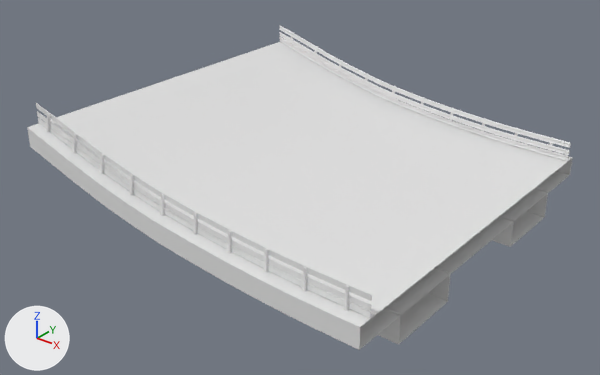
A saved change to the FBX model Gamen't/Assets/Warner/Road/FBX/RoadUp.fbx.
One viewpoint serves both versions: a camera (50 mm lens) standing at (24.2, -31.4, 18.2) and looking at (-0.1, -1.0, -0.7). Arrows for +X, +Y and +Z are at lower left; the lights stay in place. Where no turn or scale is listed for an object, it has been applied to the vertices.

In view in the first picture: 'RailingAppart.002', 'RoadRecht.001'.
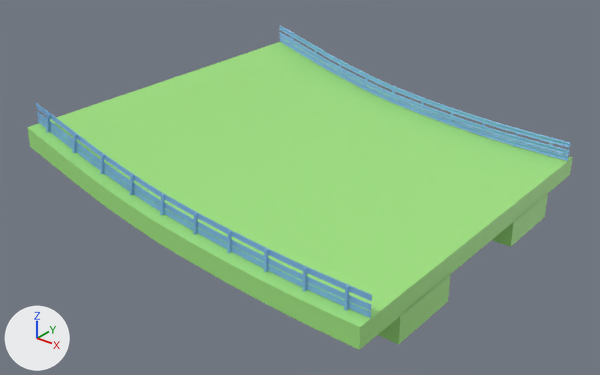
Where the change shows, as pixel boxes [x1, y1, x2, y2] in the pictures (600 x 375 px):
'RoadRecht.001', recoloured, reshaped (white to green)
    both: [27, 40, 573, 350]
'RailingAppart.002', recoloured (white to blue)
    both: [36, 26, 571, 318]
part 1 of me_plane_016, added (green)
    after: [359, 158, 573, 350]

The change in detail:
Material 'RoadUp' (mat_roadup) changes colour from white #e7e7e7 to green #a3e783; in linear values from (0.8, 0.8, 0.8) to (0.367, 0.8, 0.226).
Material 'RailingUp' (mat_railingup) changes colour from white #e7e7e7 to blue #7eb6e7; in linear values from (0.8, 0.8, 0.8) to (0.21, 0.468, 0.8).
me_plane_016 has 168 vertices, 132 faces and spans x -10.0..10.0, y -10.0..10.0, z -2.4..3.0.
me_plane_016 is used by ob_roadrecht_001; location (0.0, 0.0, 0.0).
Verts and faces of me_plane_016; kept vertices keep their numbers, new ones are numbered from 168.
Before the commit, vertices of me_plane_016: 0 (10.0, -10.0, 0.0) at pixel (360, 327), 1 (10.0, 10.0, 0.0) at pixel (572, 157), 2 (10.0, -6.0, 0.0) at pixel (416, 281), 3 (10.0, 6.0, 0.0) at pixel (541, 182), 4 (10.0, -10.0, -1.0) at pixel (359, 349).
Before the commit, vertices of me_plane_016: 5 (10.0, 10.0, -1.0) at pixel (570, 174), 6 (10.0, -7.1, -2.4) at pixel (398, 344), 7 (10.0, -3.1, -2.4) at pixel (448, 301), 8 (10.0, -3.1, -1.0) at pixel (450, 273), 9 (10.0, -7.1, -1.0) at pixel (400, 314).
Before the commit, vertices of me_plane_016: 10 (10.0, 7.1, -2.4) at pixel (544, 217), 11 (10.0, 3.1, -2.4) at pixel (510, 246), 12 (10.0, 3.1, -1.0) at pixel (513, 220), 13 (10.0, 7.1, -1.0) at pixel (548, 192).
Part 1, on me_plane_016:
New faces: (10, 13, 12, 11), (6, 7, 8, 9), (0, 4, 2), (1, 3, 5), (2, 4, 5, 3).
